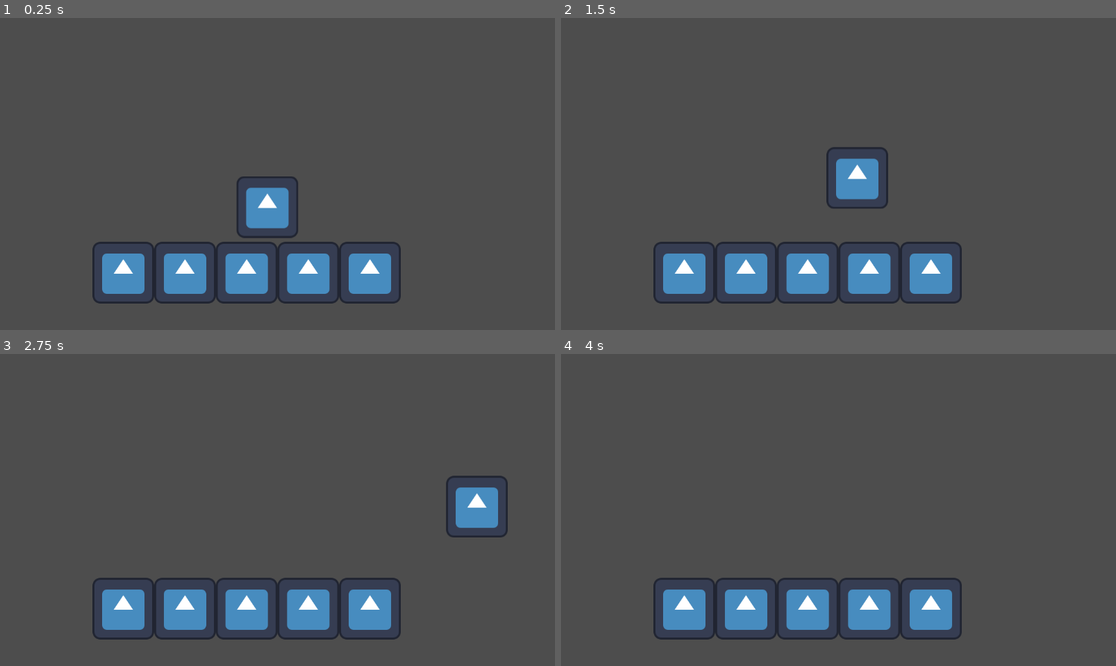
Above: before the commit, frames 1-4 (two rows, left to right).
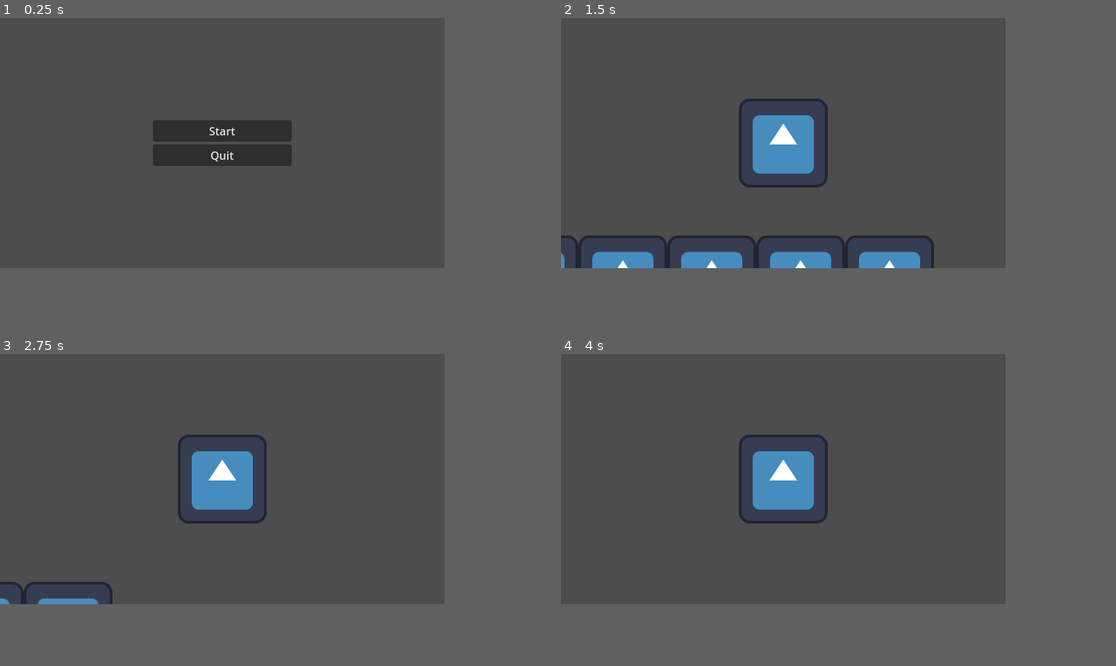
Above: after the commit, the same moments.

Repository: VeeT23/gmtk_2025
Game: Godot game, scene res://ui/main_menu.tscn
Same seed, same stepped clock (60 frames per second), same inputs: the game is played once before the commit and once after it. Before the commit the project starts from res://node_2d.tscn. The engine's default icon, where the game draws it, is replaced by a stand-in: a white triangle on a blue panel in a dark square.
Inputs (mouse positions are in pixels of both pictures, inside the frame that each line leads up to):
- Up to frame 1 (0.25 s): no input
- Up to frame 2 (1.5 s): click (838, 158) at 0.5 s, where only the run after the commit has a clickable "Start"; tap Enter (ui_accept) at 1.25 s; hold D (right) from 1.28 s (still down)
- Up to frame 3 (2.75 s): keep holding D (right); tap Enter (ui_accept) at 1.52, 2.27 s
- Up to frame 4 (4 s): release D (right) at 2.78 s; hold A (left) 2.78-3.53 s; hold D (right) from 3.53 s (still down); tap Enter (ui_accept) at 3.77 s
In our replay, the window is 799x449 before the commit and 640x360 after it. These sizes can differ from the game's own. Grey fills any space a smaller window leaves; there, only what the larger window draws over its background counts as a difference.

The runs differ from the first frame. In frame 1, 11% of the frame differs, in the area x 16-73%, y 32-92%; in frame 2, 11%, in the area x 0-73%, y 25-92%; in frame 3, 11%; in frame 4, 8.9%.

Commit message:
main menu

Diff:
--- /dev/null
+++ b/assets/player/player.tscn
@@ -0,0 +1,19 @@
+[gd_scene load_steps=4 format=3 uid="uid://ddbxenocco7fj"]
+
+[ext_resource type="Script" uid="uid://b0yo5o0058id" path="res://assets/player/player.gd" id="1_onrkg"]
+[ext_resource type="Texture2D" uid="uid://djgvq6j03md4n" path="res://icon.svg" id="2_i3pqv"]
+
+[sub_resource type="RectangleShape2D" id="RectangleShape2D_0hol4"]
+size = Vector2(128, 128)
+
+[node name="Player" type="CharacterBody2D"]
+script = ExtResource("1_onrkg")
+metadata/_edit_group_ = true
+
+[node name="CollisionShape2D" type="CollisionShape2D" parent="."]
+shape = SubResource("RectangleShape2D_0hol4")
+
+[node name="Icon" type="Sprite2D" parent="."]
+texture = ExtResource("2_i3pqv")
+
+[node name="Camera2D" type="Camera2D" parent="."]
--- a/node_2d.tscn
+++ b/assets/world/main.tscn
@@ -1,12 +1,12 @@
 [gd_scene load_steps=4 format=3 uid="uid://b7jiphcimusao"]
 
-[ext_resource type="Texture2D" uid="uid://djgvq6j03md4n" path="res://icon.svg" id="1_0e48y"]
-[ext_resource type="Script" uid="uid://b0yo5o0058id" path="res://character_body_2d.gd" id="2_epypp"]
+[ext_resource type="Texture2D" uid="uid://djgvq6j03md4n" path="res://icon.svg" id="1_btw8h"]
+[ext_resource type="PackedScene" uid="uid://ddbxenocco7fj" path="res://assets/player/player.tscn" id="2_p0te5"]
 
 [sub_resource type="RectangleShape2D" id="RectangleShape2D_0hol4"]
 size = Vector2(128, 128)
 
-[node name="Node2D" type="Node2D"]
+[node name="World" type="Node2D"]
 
 [node name="StaticBody2D" type="StaticBody2D" parent="."]
 position = Vector2(512, 529)
@@ -16,18 +16,10 @@
 shape = SubResource("RectangleShape2D_0hol4")
 
 [node name="Icon" type="Sprite2D" parent="StaticBody2D"]
-texture = ExtResource("1_0e48y")
+texture = ExtResource("1_btw8h")
 
-[node name="CharacterBody2D" type="CharacterBody2D" parent="."]
+[node name="Player" parent="." instance=ExtResource("2_p0te5")]
 position = Vector2(555, 364)
-script = ExtResource("2_epypp")
-metadata/_edit_group_ = true
-
-[node name="CollisionShape2D" type="CollisionShape2D" parent="CharacterBody2D"]
-shape = SubResource("RectangleShape2D_0hol4")
-
-[node name="Icon" type="Sprite2D" parent="CharacterBody2D"]
-texture = ExtResource("1_0e48y")
 
 [node name="StaticBody2D2" type="StaticBody2D" parent="."]
 position = Vector2(640, 529)
--- a/project.godot
+++ b/project.godot
@@ -11,9 +11,16 @@
 [application]
 
 config/name="GMTK_2025"
-run/main_scene="uid://b7jiphcimusao"
+run/main_scene="uid://vipcrdkmew12"
 config/features=PackedStringArray("4.4", "Forward Plus")
 config/icon="res://icon.svg"
+
+[display]
+
+window/size/viewport_width=640
+window/size/viewport_height=360
+window/stretch/mode="viewport"
+window/stretch/aspect="keep_height"
 
 [input]
 
--- /dev/null
+++ b/ui/main_menu.gd
@@ -0,0 +1,10 @@
+extends Control
+
+const main_scene_path : String = "res://assets/world/main.tscn"
+
+func _on_start_button_pressed() -> void:
+	get_tree().change_scene_to_file(main_scene_path)
+
+
+func _on_quit_button_pressed() -> void:
+	get_tree().quit()
--- /dev/null
+++ b/ui/main_menu.tscn
@@ -0,0 +1,37 @@
+[gd_scene load_steps=2 format=3 uid="uid://vipcrdkmew12"]
+
+[ext_resource type="Script" uid="uid://fosq7v5dfad4" path="res://ui/main_menu.gd" id="1_t7e0r"]
+
+[node name="MainMenu" type="Control"]
+texture_filter = 1
+layout_mode = 3
+anchors_preset = 15
+anchor_right = 1.0
+anchor_bottom = 1.0
+grow_horizontal = 2
+grow_vertical = 2
+script = ExtResource("1_t7e0r")
+
+[node name="CenterContainer" type="CenterContainer" parent="."]
+layout_mode = 1
+anchors_preset = 15
+anchor_right = 1.0
+anchor_bottom = 1.0
+grow_horizontal = 2
+grow_vertical = 2
+
+[node name="VBoxContainer" type="VBoxContainer" parent="CenterContainer"]
+custom_minimum_size = Vector2(200, 0)
+layout_mode = 2
+alignment = 1
+
+[node name="StartButton" type="Button" parent="CenterContainer/VBoxContainer"]
+layout_mode = 2
+text = "Start"
+
+[node name="QuitButton" type="Button" parent="CenterContainer/VBoxContainer"]
+layout_mode = 2
+text = "Quit"
+
+[connection signal="pressed" from="CenterContainer/VBoxContainer/StartButton" to="." method="_on_start_button_pressed"]
+[connection signal="pressed" from="CenterContainer/VBoxContainer/QuitButton" to="." method="_on_quit_button_pressed"]
Renamed: character_body_2d.gd -> assets/player/player.gd
Renamed: character_body_2d.gd.uid -> assets/player/player.gd.uid
Not shown: 4 places in assets/world/main.tscn that only renumber resources
Not shown, added: ui/main_menu.gd.uid
Binary file added: ui/sprites/9Patch.png
Not shown, added: ui/sprites/9Patch.png.import
